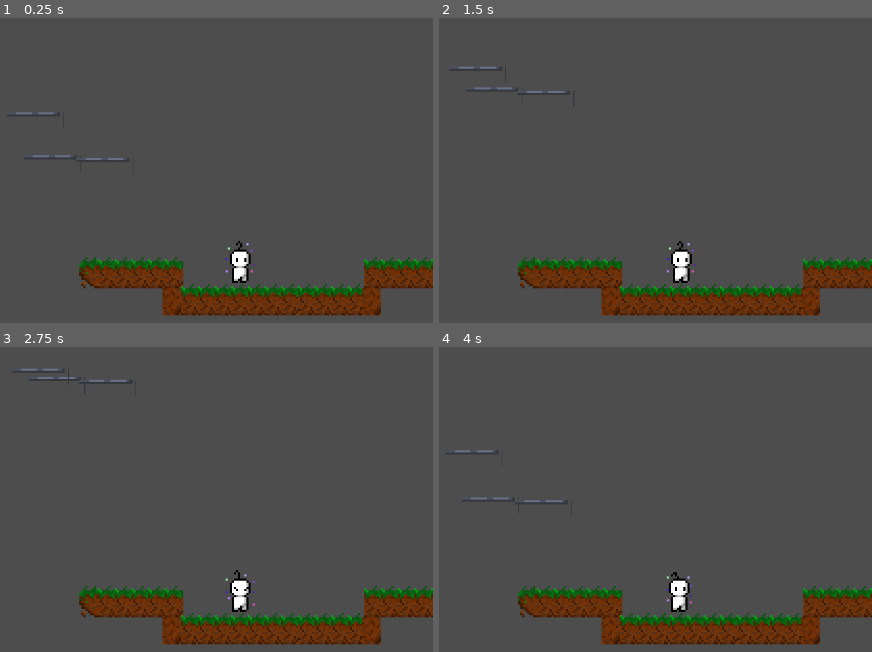
Above: before the commit, frames 1-4 (two rows, left to right).
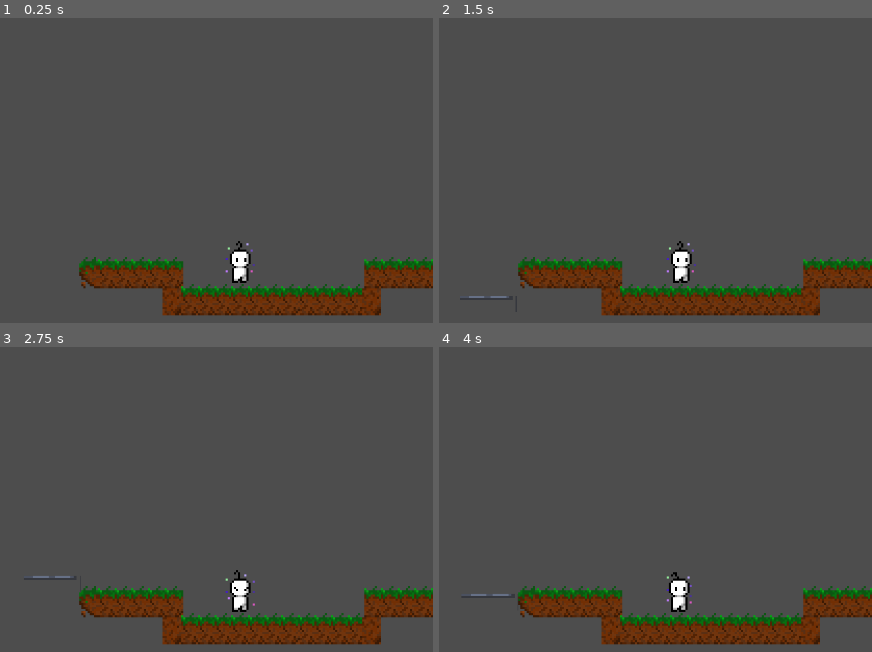
Above: after the commit, the same moments.

Repository: JCandreva/menctus-pensantus
Game: Godot game, scene res://scenes/plataform.tscn
Two runs of this game, one before a commit and one after it. Both use one fixed random seed, a clock stepped at 60 frames per second and the inputs below. This scene is started directly instead of the project's main scene.
Inputs:
- Up to frame 1 (0.25 s): no input
- Up to frame 2 (1.5 s): hold D (emotion_move_right) from 0.53 s (still down); tap W (emotion_move_up) at 0.77 s
- Up to frame 3 (2.75 s): tap W (emotion_move_up) at 1.52 s; release D (emotion_move_right) at 2.03 s; hold A (emotion_move_left) from 2.03 s (still down)
- Up to frame 4 (4 s): release A (emotion_move_left) at 2.78 s; hold D (emotion_move_right) from 2.78 s (still down); tap W (emotion_move_up) at 3.02, 3.77 s

The runs differ from the first frame. In frame 1, 0.1% of the frame differs, in the area x 3-29%, y 30-47%; in frame 2, 0.2%; in frame 3, 0.2%; in frame 4, 0.2%, in the area x 3-29%, y 33-82%.
Error in both runs: Invalid assignment of property or key 'max_height' with value of type 'int' on a base object of type 'null instance'. (res://scenes/plataform.gd:8)

Commit message:
Fix elevator positions
Co-authored-by: Bernardo César <be.alvarezvieira@gmail.com>

Diff:
--- a/plataform_scripts/moving_plataform.gd
+++ b/plataform_scripts/moving_plataform.gd
@@ -10,6 +10,6 @@
 	var tween = create_tween()
 	tween.set_trans(Tween.TRANS_QUAD)
 	tween.set_ease(Tween.EASE_IN_OUT)
-	tween.tween_property(self,"global_position",target.global_position,1)
-	tween.tween_property(self,"global_position",global_position,1)
+	tween.tween_property(self,"global_position",target.global_position,3)
+	tween.tween_property(self,"global_position",global_position,3)
 	tween.set_loops()
--- a/scenes/plataform.tscn
+++ b/scenes/plataform.tscn
@@ -277,7 +277,7 @@
 region_rect = Rect2(33.24485, 82.751045, 14.370247, 12.617775)
 
 [node name="MovingPlataform" type="AnimatableBody2D" parent="." unique_id=641021349]
-position = Vector2(54, 274)
+position = Vector2(383.00003, 2071)
 scale = Vector2(7.5, 7.5)
 script = ExtResource("9_dugqu")
 
@@ -302,7 +302,7 @@
 region_rect = Rect2(-1.9185944, 15.839737, 18.193787, 13.062202)
 
 [node name="MovingPlataform3" type="AnimatableBody2D" parent="." unique_id=1940205401]
-position = Vector2(2, 128)
+position = Vector2(42, 924)
 scale = Vector2(7.5, 7.5)
 script = ExtResource("9_dugqu")
 
@@ -327,7 +327,7 @@
 region_rect = Rect2(-1.9185944, 15.839737, 18.193787, 13.062202)
 
 [node name="MovingPlataform2" type="AnimatableBody2D" parent="." unique_id=1474647780]
-position = Vector2(222, 273)
+position = Vector2(1663, 2083)
 scale = Vector2(7.5, 7.5)
 script = ExtResource("9_dugqu")
 
